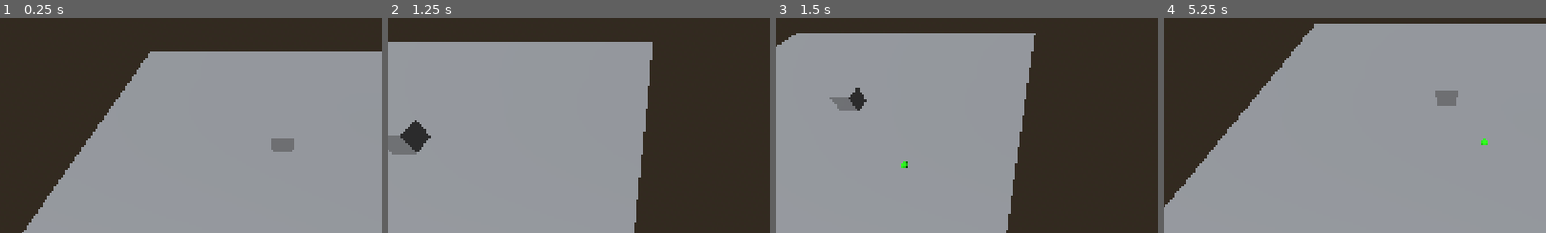
Above: before the commit, frames 1-4 (left to right).
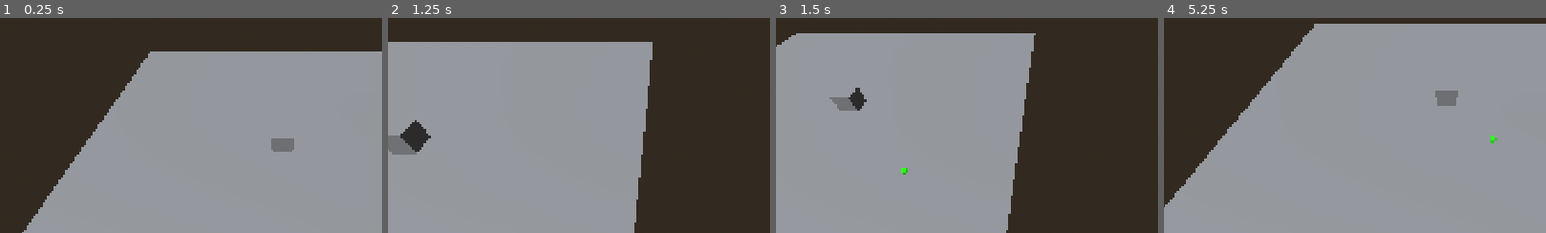
Above: after the commit, the same moments.

Repository: ChrisGiggleman/industrial-warfare
Game: Godot game, scene res://scenes/core/main.tscn
Two runs of this game, one before a commit and one after it. Both use one fixed random seed, a clock stepped at 60 frames per second and the inputs below.
Inputs (mouse positions are % of the whole screen's width and height, from its top left):
- Up to frame 1 (0.25 s): no input
- Up to frame 2 (1.25 s): tap Enter at 0.5 s; move the mouse to (72, 45) at 0.52 s; hold D (move_right) from 0.53 s (still down); hold Mouse wheel up (camera_zoom_in) from 0.53 s (still down)
- Up to frame 3 (1.5 s): move the mouse to (30, 55) at 1.27 s; release D (move_right) at 1.28 s; release Mouse wheel up (camera_zoom_in) at 1.28 s; hold S (move_backward) from 1.28 s (still down); tap Mouse wheel down (camera_zoom_out) at 1.35 s
- Up to frame 4 (5.25 s): move the mouse to (60, 28) at 2.02 s; release S (move_backward) at 2.03 s; press the mouse at (60, 28) at 2.03 s; hold D (move_right) 2.03-2.78 s; move the mouse to (45, 70) at 2.77 s; release the mouse at (45, 70) at 2.78 s; hold W (move_forward) 2.78-3.53 s; tap Mouse wheel up (camera_zoom_in) at 2.85 s; move the mouse to (80, 65) at 3.52 s; hold Mouse wheel down (camera_zoom_out) 3.53-4.28 s; hold A (move_left) 3.53-5.03 s; move the mouse to (20, 35) at 4.27 s; click (20, 35) at 4.35 s; move the mouse to (55, 50) at 5.02 s; hold S (move_backward) from 5.03 s (still down); hold Mouse wheel up (camera_zoom_in) from 5.03 s (still down)
The pictures show only the part of the screen within x 13-63%, y 20-70%; the shares and areas given below are measured in that part.

Frames 1-2 are identical in both runs. In frame 3, 0.1% of the frame differs, in the area x 32-35%, y 66-73%; in frame 4, less than 0.1%.

Commit message:
Add grid snapped placement cursor

Diff:
--- a/scripts/world_interaction.gd
+++ b/scripts/world_interaction.gd
@@ -4,6 +4,7 @@
 @export var camera: Camera3D
 @export var hover_marker: MeshInstance3D
 @export var ray_length: float = 1000.0
+@export var grid_size: float = 1.0
 
 var selected_object: Node = null
 
@@ -85,8 +86,14 @@
 	if result:
 		var hit_position: Vector3 = result["position"]
 
+		var snapped_position := Vector3(
+			snappedf(hit_position.x, grid_size),
+			hit_position.y + 0.15,
+			snappedf(hit_position.z, grid_size)
+		)
+
 		hover_marker.visible = true
-		hover_marker.global_position = hit_position + Vector3(0.0, 0.15, 0.0)
+		hover_marker.global_position = snapped_position
 
 	else:
 		hover_marker.visible = false
Not shown, changed: docs/DEVLOG.md
Not shown, changed: docs/ROADMAP.md
